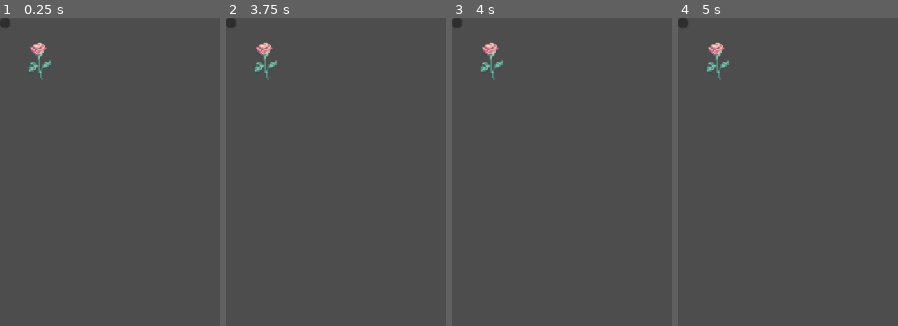
Above: before the commit, frames 1-4 (left to right).
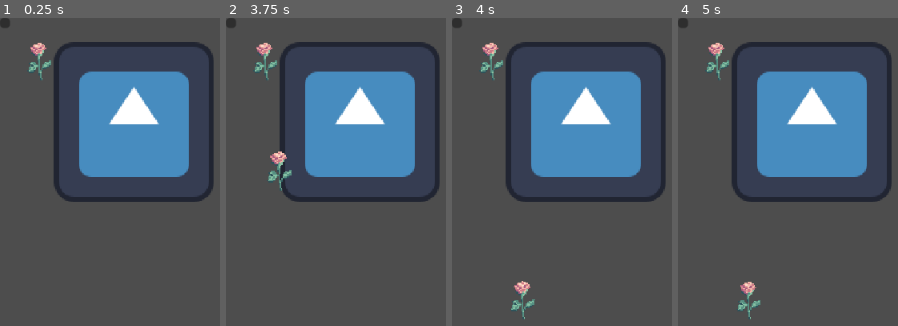
Above: after the commit, the same moments.

Repository: GoodGuyNoone/comfy-jam-spring-2026
Game: Godot game, scene res://scenes/main.tscn
The game is run twice, just before and just after one commit, with the same random seed, the same clock (stepped at 60 frames per second) and the same inputs. The engine's default icon, where the game draws it, is replaced by a stand-in: a white triangle on a blue panel in a dark square.
Inputs (mouse positions are in pixels of both pictures, inside the frame that each line leads up to):
- Up to frame 1 (0.25 s): no input
- Up to frame 2 (3.75 s): click (230, 24) at 0.5 s; click (230, 24) at 1.25 s; click (230, 24) at 2 s; tap Enter at 2.75 s; move the mouse to (outside the picture) at 2.77 s; click (outside the picture) at 2.92 s; tap Space at 3.5 s; move the mouse to (265, 61) at 3.52 s; click (265, 61) at 3.67 s
- Up to frame 3 (4 s): no input
- Up to frame 4 (5 s): tap Enter at 4.25 s; move the mouse to (outside the picture) at 4.27 s; click (outside the picture) at 4.42 s

The runs differ from the first frame. In frame 1, 22% of the frame differs, in the area x 24-98%, y 7-60%; in frame 2, 22%; in frame 3, 22%, in the area x 24-98%, y 7-98%; in frame 4, 22%.

Commit message:
added pick flower logic. -added flower animation from stand to vase

Diff:
--- a/scenes/Flower.tscn
+++ b/scenes/Flower.tscn
@@ -1,7 +1,7 @@
 [gd_scene format=3 uid="uid://c6m51ugl7vqsq"]
 
 [ext_resource type="Texture2D" uid="uid://s3dgee5vtutx" path="res://assets/aseprite/flowers/Rose.png" id="1_n3sah"]
-[ext_resource type="Script" uid="uid://yg5ngc3a7fg4" path="res://scripts/flower.gd" id="1_sae6b"]
+[ext_resource type="Script" uid="uid://yg5ngc3a7fg4" path="res://scripts/Flower.gd" id="1_sae6b"]
 
 [sub_resource type="RectangleShape2D" id="RectangleShape2D_sae6b"]
 size = Vector2(16, 32)
--- a/scenes/main.tscn
+++ b/scenes/main.tscn
@@ -1,33 +1,52 @@
 [gd_scene format=3 uid="uid://c77pklvidmtbi"]
 
-[ext_resource type="PackedScene" uid="uid://c6m51ugl7vqsq" path="res://scenes/Flower.tscn" id="1_o5qli"]
-[ext_resource type="Texture2D" uid="uid://s3dgee5vtutx" path="res://assets/aseprite/flowers/Rose.png" id="2_0wfyh"]
+[ext_resource type="PackedScene" uid="uid://c6m51ugl7vqsq" path="res://scenes/Flower.tscn" id="1_rarhs"]
+[ext_resource type="Script" uid="uid://ce38d8wtub6wv" path="res://scripts/FlowerStand.gd" id="1_vcsgt"]
+[ext_resource type="Texture2D" uid="uid://s3dgee5vtutx" path="res://assets/aseprite/flowers/Rose.png" id="2_vcsgt"]
+[ext_resource type="Script" uid="uid://du4w4o8sp37a4" path="res://scripts/Vase.gd" id="3_c01mt"]
+[ext_resource type="Texture2D" uid="uid://76wepwwtpck1" path="res://icon.svg" id="3_nxtc6"]
+[ext_resource type="Script" uid="uid://cfy5a3qojw0rf" path="res://scripts/GameManager.gd" id="4_nxtc6"]
 
 [node name="Main" type="Node2D" unique_id=1415871271]
 
 [node name="FlowerStand" type="Node2D" parent="." unique_id=707425049]
+script = ExtResource("1_vcsgt")
 
-[node name="Flower2" parent="FlowerStand" unique_id=1026794971 instance=ExtResource("1_o5qli")]
-position = Vector2(236.58212, 142.62534)
+[node name="Flower2" parent="FlowerStand" unique_id=1026794971 instance=ExtResource("1_rarhs")]
+position = Vector2(53, 51)
+flower_id = "tulip"
+flower_texture = ExtResource("3_nxtc6")
 
-[node name="Flower" parent="FlowerStand" unique_id=1067509154 instance=ExtResource("1_o5qli")]
+[node name="Flower" parent="FlowerStand" unique_id=1067509154 instance=ExtResource("1_rarhs")]
 position = Vector2(32, 50)
 flower_id = "rose"
-texture = ExtResource("2_0wfyh")
+flower_texture = ExtResource("2_vcsgt")
 
 [node name="Vase" type="Node2D" parent="." unique_id=936332133]
+script = ExtResource("3_c01mt")
 
 [node name="Slots" type="Node2D" parent="Vase" unique_id=1041609149]
 
-[node name="Marker2D" type="Marker2D" parent="Vase/Slots" unique_id=545988994]
+[node name="Marker2D" type="Marker2D" parent="Vase/Slots" unique_id=1141565000]
+position = Vector2(56, 241)
+skew = -0.7958701
 
-[node name="Marker2D2" type="Marker2D" parent="Vase/Slots" unique_id=1953109448]
+[node name="Marker2D2" type="Marker2D" parent="Vase/Slots" unique_id=1818269150]
+position = Vector2(70, 241)
 
-[node name="Marker2D3" type="Marker2D" parent="Vase/Slots" unique_id=1790552017]
+[node name="Marker2D3" type="Marker2D" parent="Vase/Slots" unique_id=961006166]
+position = Vector2(88, 241)
+rotation = 0.17453292
 
-[node name="Marker2D4" type="Marker2D" parent="Vase/Slots" unique_id=457011105]
+[node name="Marker2D5" type="Marker2D" parent="Vase/Slots" unique_id=770439939]
+position = Vector2(62, 251)
+rotation = -0.08726646
 
-[node name="Marker2D5" type="Marker2D" parent="Vase/Slots" unique_id=276999153]
+[node name="Marker2D6" type="Marker2D" parent="Vase/Slots" unique_id=1865621652]
+position = Vector2(77, 251)
+rotation = 0.08726646
+
+[node name="FlowersContainer" type="Node2D" parent="Vase" unique_id=1610654406]
 
 [node name="Customer" type="Node2D" parent="." unique_id=1114677330]
 
@@ -38,3 +57,9 @@
 [node name="SubmitButton" type="Button" parent="UI" unique_id=815645266]
 offset_right = 8.0
 offset_bottom = 8.0
+
+[node name="GameManager" type="Node2D" parent="." unique_id=483342966]
+script = ExtResource("4_nxtc6")
+flower_scene = ExtResource("1_rarhs")
+
+[node name="MovingFlowers" type="Node2D" parent="." unique_id=1842306925]
--- /dev/null
+++ b/scripts/FlowerStand.gd
@@ -0,0 +1,11 @@
+extends Node2D
+
+signal flower_selected(flower_id, flower_texture, start_global_position)
+
+func _ready() -> void:
+	for child in get_children():
+		if child.has_signal("picked"):
+			child.picked.connect(_on_flower_selected)
+
+func _on_flower_selected(flower_id: StringName, flower_texture: Texture2D, start_global_position: Vector2) -> void:
+	flower_selected.emit(flower_id, flower_texture, start_global_position)
--- /dev/null
+++ b/scripts/GameManager.gd
@@ -0,0 +1,42 @@
+extends Node
+
+@export var flower_scene: PackedScene
+
+@onready var flower_stand: Node2D = $'../FlowerStand'
+@onready var vase = $'../Vase'
+@onready var moving_flowers = $'../MovingFlowers'
+
+var is_animating: bool = false
+
+func _ready() -> void:
+	flower_stand.flower_selected.connect(_on_flower_selected)
+
+func _on_flower_selected(flower_id: String, flower_texture: Texture2D, start_global_position: Vector2) -> void:
+	if is_animating:
+		return
+
+	if vase.is_full():
+		return
+
+	is_animating = true
+
+	var flower_instance = flower_scene.instantiate()
+	moving_flowers.add_child(flower_instance)
+	flower_instance.setup(flower_id, flower_texture, false)
+	flower_instance.global_position = start_global_position
+
+	var target_global_position: Vector2 = vase.get_next_slot_global_position()
+
+	var tween := create_tween()
+	tween.set_trans(Tween.TRANS_QUAD)
+	tween.set_ease(Tween.EASE_OUT)
+
+	tween.parallel().tween_property(flower_instance, "global_position", target_global_position, 0.25)
+	tween.parallel().tween_property(flower_instance, "rotation", deg_to_rad(randf_range(-4.0, 4.0)), 0.25)
+	tween.parallel().tween_property(flower_instance, "scale", Vector2(1.05, 1.05), 0.12)
+	tween.tween_property(flower_instance, "scale", Vector2.ONE, 0.13)
+
+	await tween.finished
+
+	vase.finalize_flower(flower_instance, flower_id)
+	is_animating = false
--- /dev/null
+++ b/scripts/Vase.gd
@@ -0,0 +1,46 @@
+extends Node2D
+
+var current_flowers: Array[StringName] = []
+var slots: Array[Marker2D] = []
+
+@onready var slots_root: Node2D = $Slots
+@onready var flowers_container: Node2D = $FlowersContainer
+
+func _ready() -> void:
+	for child in slots_root.get_children():
+		if child is Marker2D:
+			slots.append(child)
+
+func is_full() -> bool:
+	if current_flowers.size() >= slots.size():
+		print("vase is full")
+	else:
+		print("vase is not full")
+	return current_flowers.size() >= slots.size()
+
+func get_next_slot_global_position() -> Vector2:
+	var slot_index := current_flowers.size()
+	return slots[slot_index].global_position
+
+func finalize_flower(flower_instance: Node2D, flower_id: String) -> void:
+	var target_slot_index := current_flowers.size()
+	var target_slot := slots[target_slot_index]
+
+	var final_global := flower_instance.global_position
+
+	if flower_instance.get_parent():
+		flower_instance.get_parent().remove_child(flower_instance)
+
+	flowers_container.add_child(flower_instance)
+	flower_instance.global_position = final_global
+	flower_instance.position = target_slot.position
+
+	current_flowers.append(flower_id)
+
+func clear_vase() -> void:
+	for child in flowers_container.get_children():
+		child.queue_free()
+	current_flowers.clear()
+
+func get_flowers() -> Array[StringName]:
+	return current_flowers.duplicate()
--- a/scripts/flower.gd
+++ b/scripts/flower.gd
@@ -1,16 +1,26 @@
 extends Area2D
 
-signal picked(flower_id)
+signal picked(flower_id, flower_texture, start_global_position)
 
-@export var flower_id: String
-@export var texture: Texture2D
+@export var flower_id: String = ""
+@export var can_be_picked: bool = true
+@export var flower_texture: Texture2D
 
 @onready var sprite: Sprite2D = $Sprite2D
 
 func _ready() -> void:
-    sprite.texture = texture
+	sprite.texture = flower_texture
 
-func _input_event(viewport, event, shape_idx) -> void:
-    if event is InputEventMouseButton and event.pressed and event.button_index ==MOUSE_BUTTON_LEFT:
-        picked.emit(flower_id)
-        print("emits flower_id: %s" % flower_id)
+func setup(id: String, tex: Texture2D, pickable: bool) -> void:
+	flower_id = id
+	can_be_picked = pickable
+	flower_texture = tex
+	sprite.texture = flower_texture
+
+func _input_event(_viewport, event, _shape_idx) -> void:
+	if not can_be_picked:
+		return
+
+	if event is InputEventMouseButton and event.pressed and event.button_index == MOUSE_BUTTON_LEFT:
+		picked.emit(flower_id, sprite.texture, global_position)
+		print("emits flower_id: %s" % flower_id)
Not shown, added: scripts/FlowerStand.gd.uid
Not shown, added: scripts/GameManager.gd.uid
Not shown, added: scripts/Vase.gd.uid
